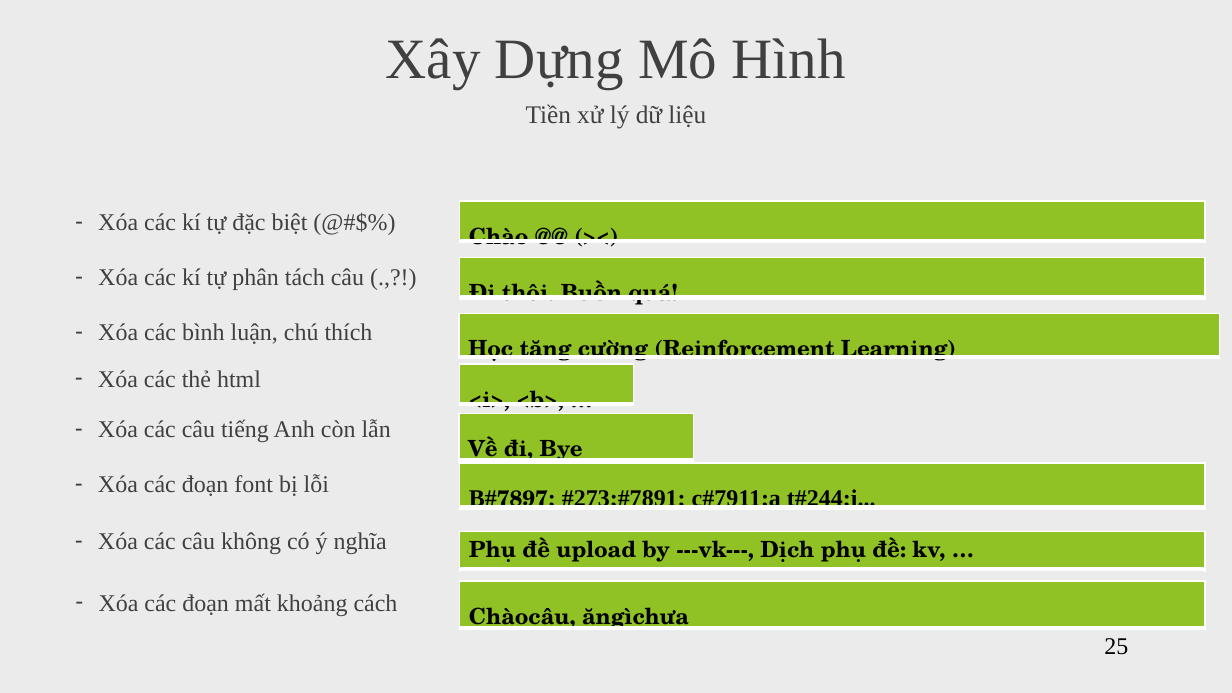
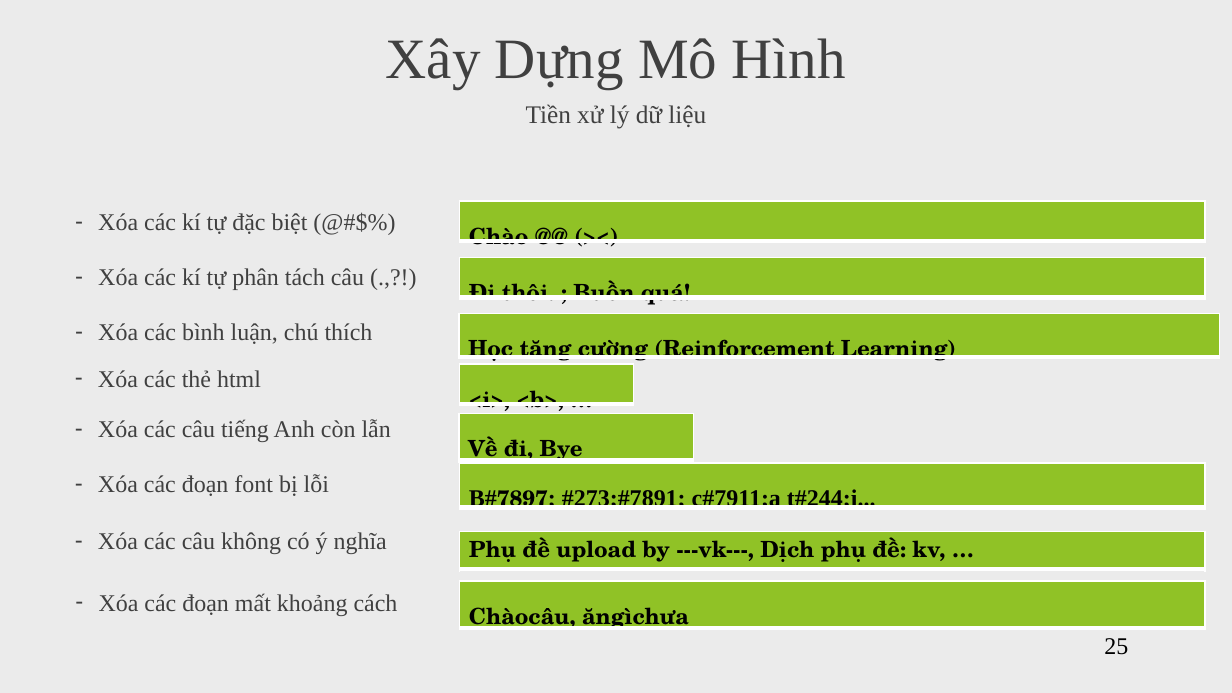
Before and after one commit to vanvibig/BaoCaoLuanVan, a slide deck: slide 25 of BaoCaoLuanVan_NguyenVanVi.pptx. Drawn at 1232x693 pixels with LibreOffice and Linux fonts; fonts in the diff are those of the drawing. Boxes give left, top, right and bottom in pixels: in the first picture for what was removed or moved away, otherwise in the second. Text is boxed around its words. In the diff, an @@ line names an element or a change of style, - is before the commit and + after.

```diff
--- a/BaoCaoLuanVan_NguyenVanVi.pptx
+++ b/BaoCaoLuanVan_NguyenVanVi.pptx
@@ table at bbox=[460, 257, 1205, 311] @@
-row 1, column 1: Đi thôi. Buồn quá!
+row 1, column 1: Đi thôi. ; Buồn quá!
```
Also in this commit, not shown: 6 other slides changed, 1 slide added, 3 other files.
